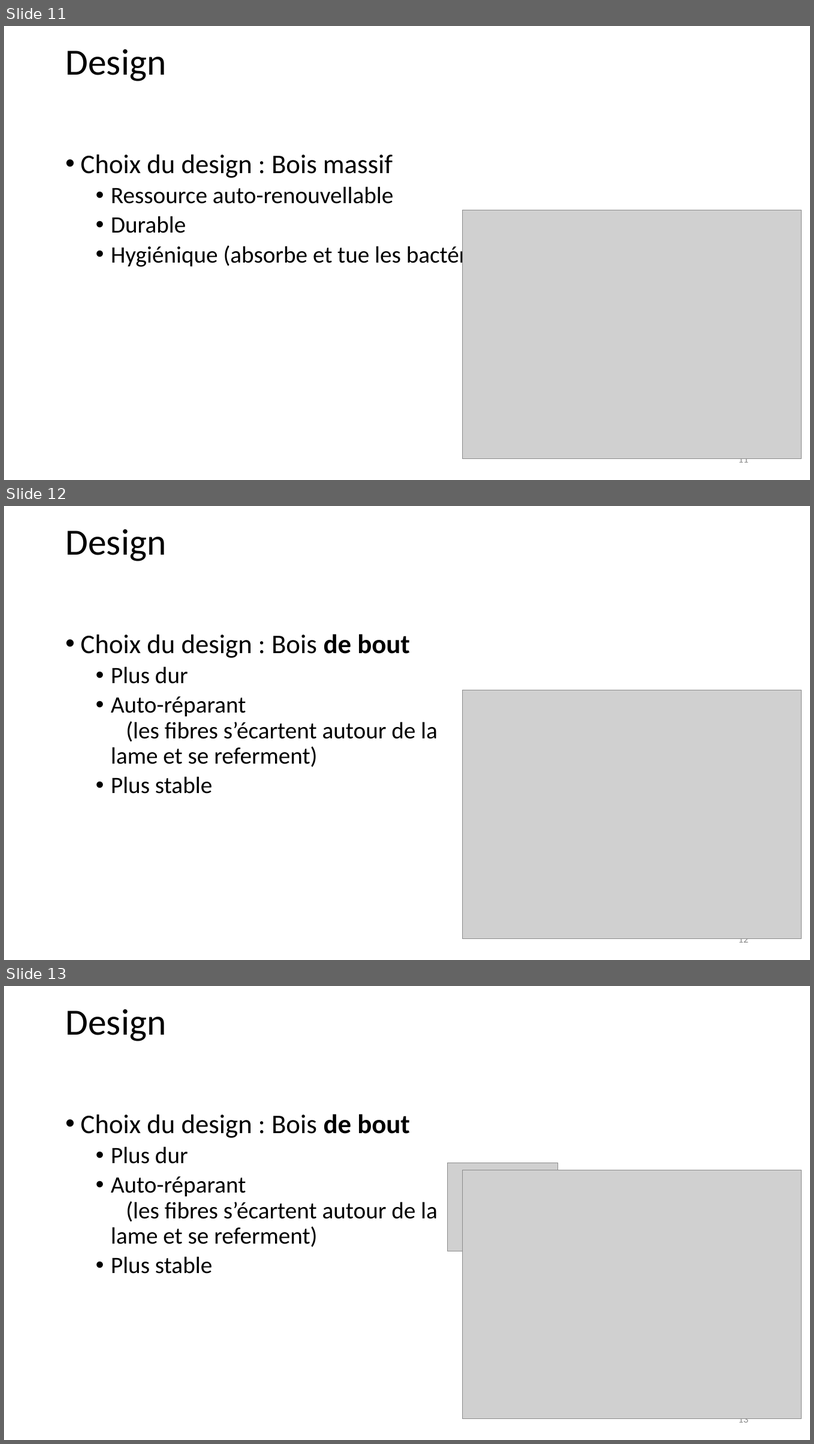
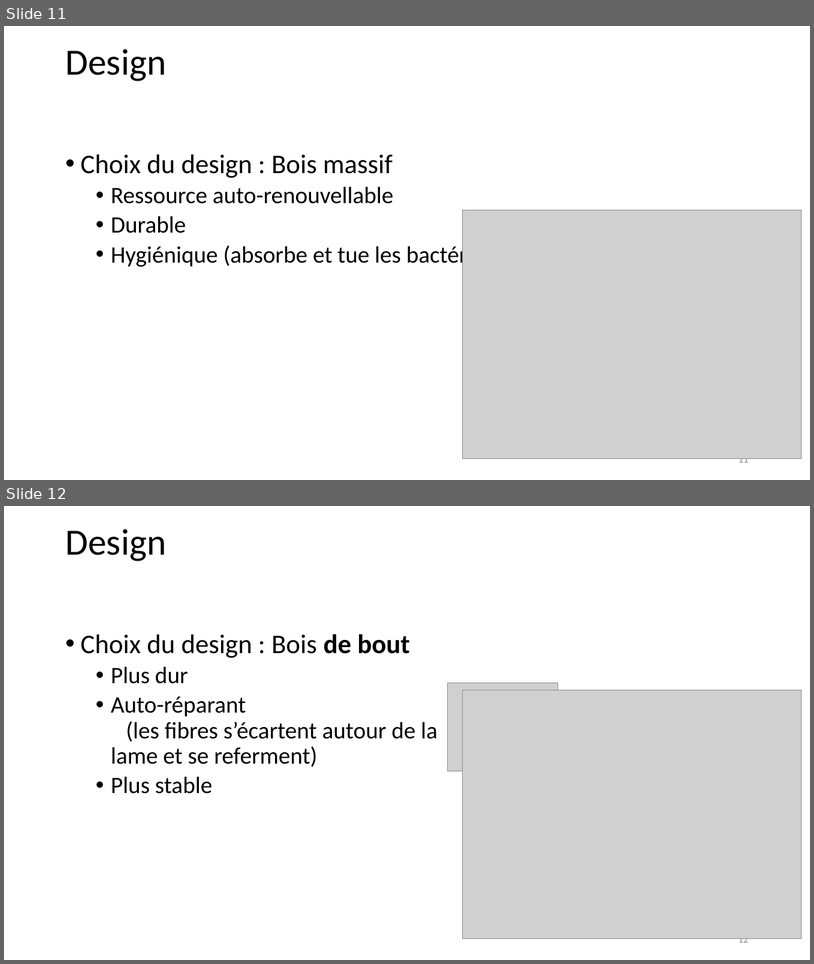
Before and after one commit to Remi-C/ultimately_functional_cutting_board, a slide deck: img/presentation/presentation_planche_a_decouper_fonctionnelle.pptx. Shown one above the other, each under a label of ours: slides 11, 12 and 13 before the commit, slides 11 and 12 after it. The pictures are 814x1444 and 814x964 pixels, drawn with LibreOffice and Linux fonts; fonts in the diff are those of the drawing; grey boxes stand for pictures; background and template pictures are left out. Boxes give left, top, right and bottom in pixels: in the first picture for what was removed or moved away, otherwise in the second. Text is boxed around its words. In the diff, an @@ line names an element or a change of style, - is before the commit and + after.

Commit message:
updating presentation and article in french

```diff
--- a/img/presentation/presentation_planche_a_decouper_fonctionnelle.pptx
+++ b/img/presentation/presentation_planche_a_decouper_fonctionnelle.pptx
@@ slide 12 removed at [4,506,810,960], background #FFFFFF @@
@@ title removed at [65,529,166,561] @@
-Design
@@ text removed at [81,634,438,793] @@
-• Choix du design : Bois de bout
-  • Plus dur
-  • Auto-réparant
-    (les fibres s’écartent autour de la lame et se referment)
-  • Plus stable
@@ picture removed at [462,690,802,939] @@
@@ page number removed at [738,938,749,945] @@
-12
@@ what was slide 13 is now slide 12 @@
@@ page number at [738,938,749,945]: text changed @@
-13
+12
```
Also in this commit, not shown: 5 other files.
